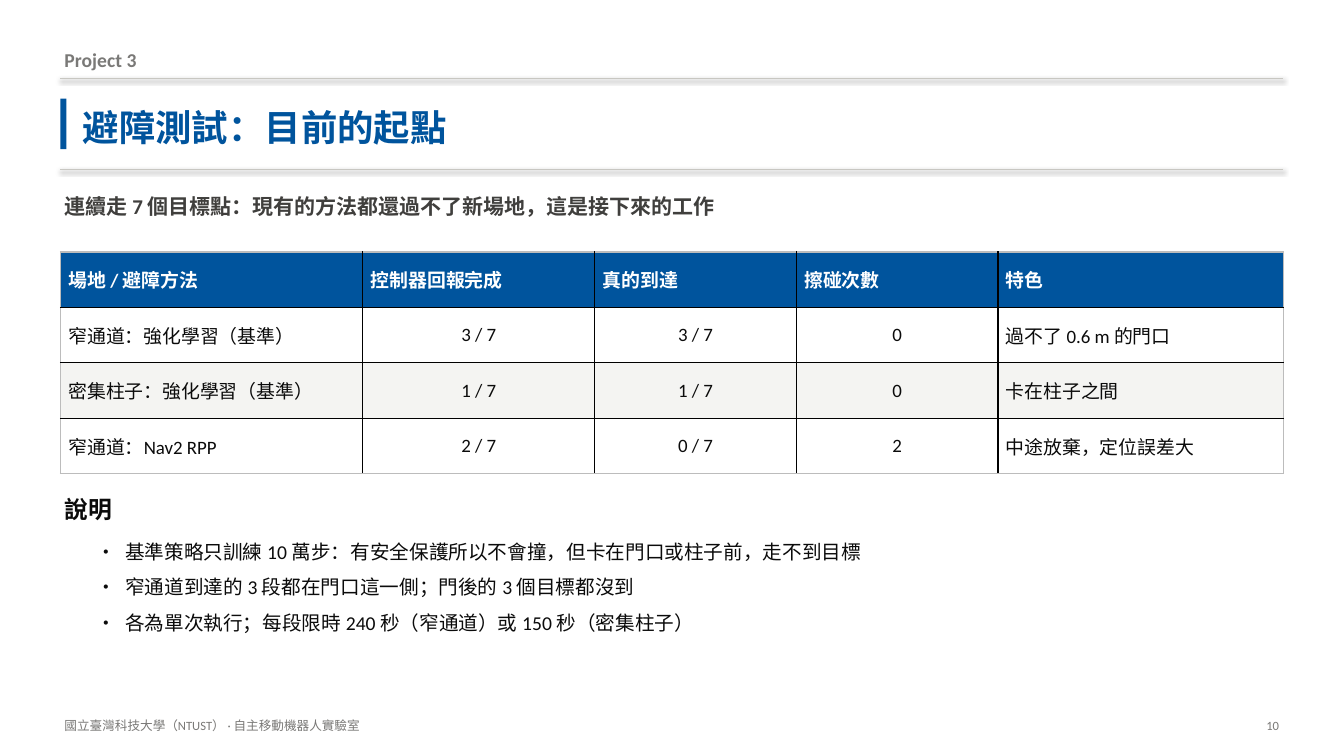
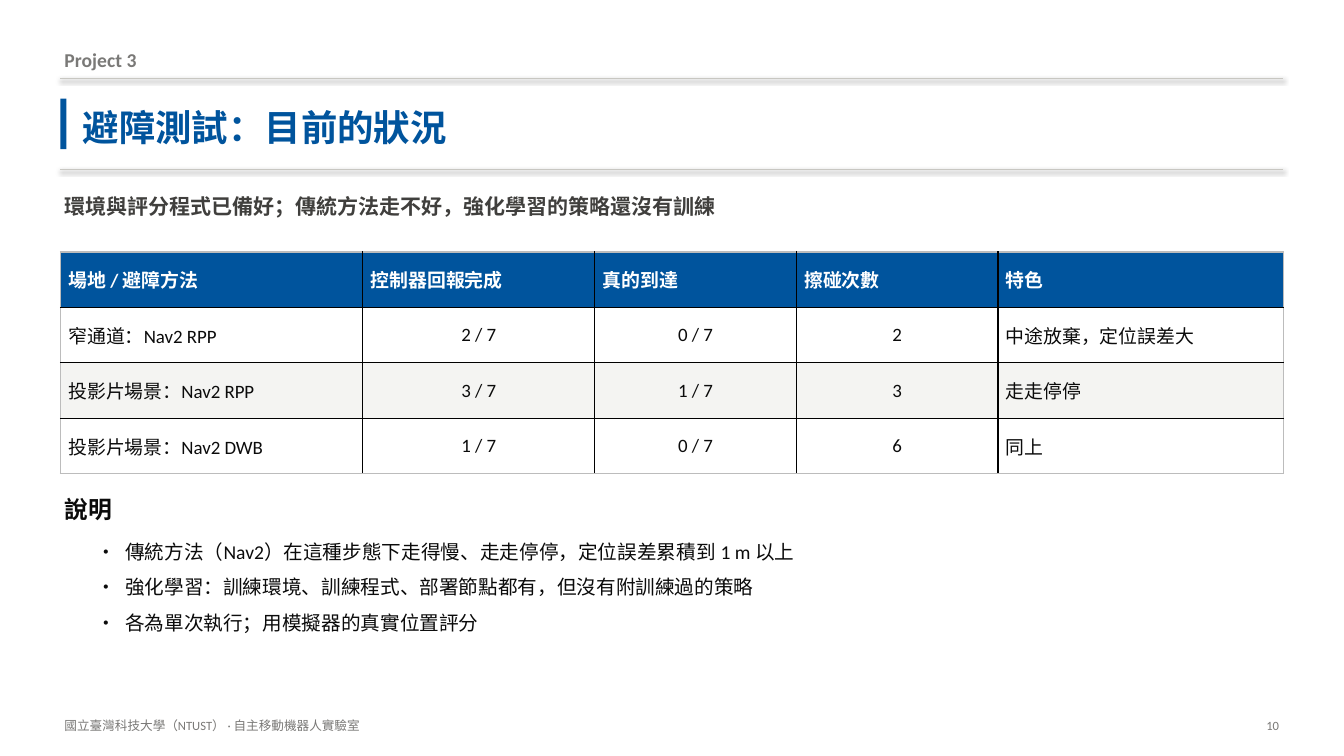
Before and after one commit to Anny1007/dogzilla-s1-sim, a slide deck: slide 10 of docs/DOGZILLA_專案簡報.pptx. Drawn at 1344x756 pixels with LibreOffice and Linux fonts; fonts in the diff are those of the drawing. Boxes give left, top, right and bottom in pixels: in the first picture for what was removed or moved away, otherwise in the second. Text is boxed around its words. In the diff, an @@ line names an element or a change of style, - is before the commit and + after.

```diff
--- a/docs/DOGZILLA_專案簡報.pptx
+++ b/docs/DOGZILLA_專案簡報.pptx
@@ text at (83, 110, 447, 145): text changed @@
-避障測試：目前的起點
+避障測試：目前的狀況
@@ text at (64, 196, 715, 218): text changed @@
-連續走 7 個目標點：現有的方法都還過不了新場地，這是接下來的工作
+環境與評分程式已備好；傳統方法走不好，強化學習的策略還沒有訓練
@@ table at (60, 252, 1284, 474) @@
-row 2: 窄通道：強化學習（基準） | 3 / 7 | 3 / 7 | 0 | 過不了 0.6 m 的門口
-row 3: 密集柱子：強化學習（基準） | 1 / 7 | 1 / 7 | 0 | 卡在柱子之間
+row 3: 投影片場景：Nav2 RPP | 3 / 7 | 1 / 7 | 3 | 走走停停
+row 4: 投影片場景：Nav2 DWB | 1 / 7 | 0 / 7 | 6 | 同上
@@ text at (125, 542, 794, 633): text changed @@
-• 基準策略只訓練 10 萬步：有安全保護所以不會撞，但卡在門口或柱子前，走不到目標
-• 窄通道到達的 3 段都在門口這一側；門後的 3 個目標都沒到
-• 各為單次執行；每段限時 240 秒（窄通道）或 150 秒（密集柱子）
+• 傳統方法（Nav2）在這種步態下走得慢、走走停停，定位誤差累積到 1 m 以上
+• 強化學習：訓練環境、訓練程式、部署節點都有，但沒有附訓練過的策略
+• 各為單次執行；用模擬器的真實位置評分
```
Also in this commit, not shown: 2 other slides changed, 26 other files.
